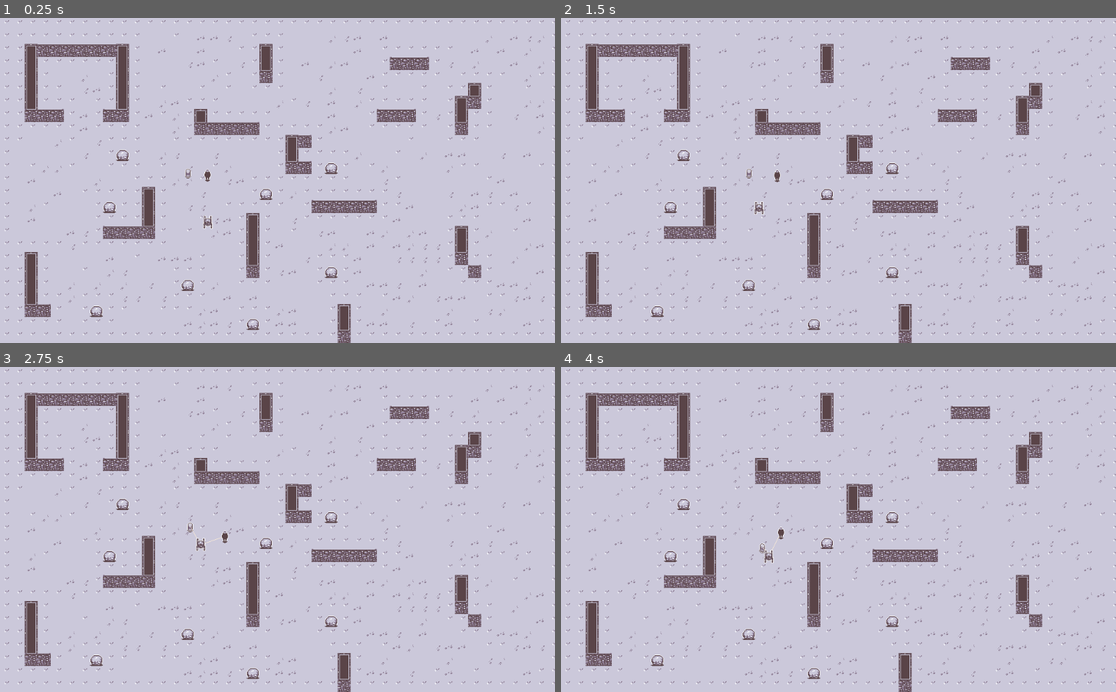
Above: before the commit, frames 1-4 (two rows, left to right).
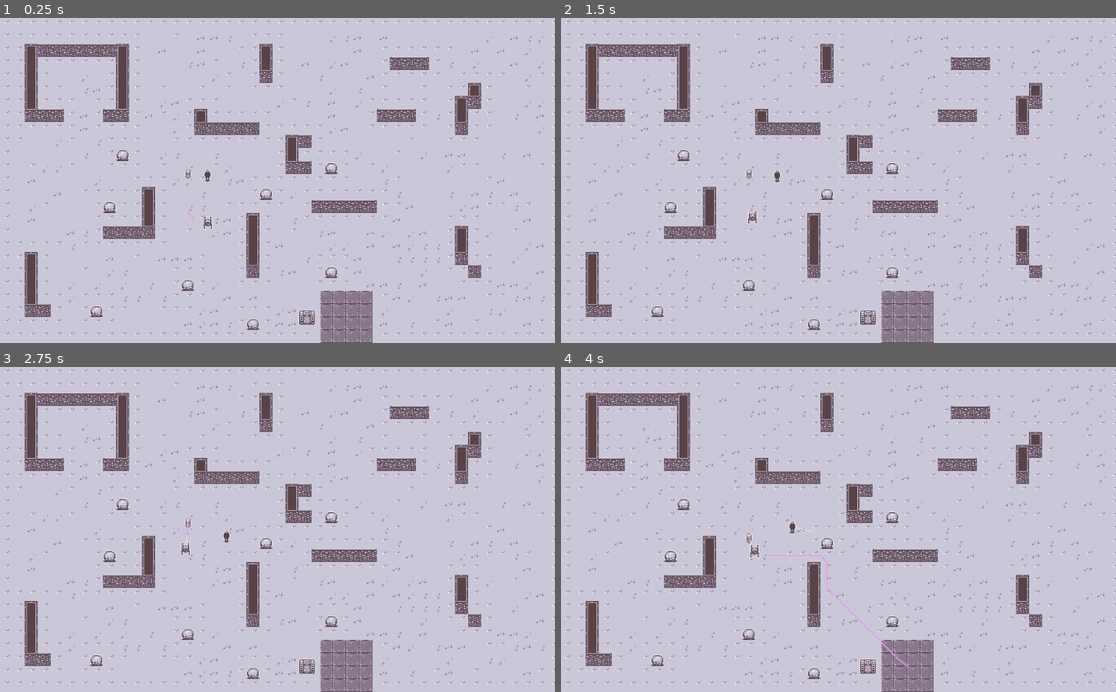
Above: after the commit, the same moments.

Repository: Fris0uman/Symbiotic_scavenger
Game: Godot game, scene res://assets/Scenes/World.tscn
Two runs of this game, one before a commit and one after it. Both use one fixed random seed, a clock stepped at 60 frames per second and the inputs below.
Inputs (mouse positions are in pixels of both pictures, inside the frame that each line leads up to):
- Up to frame 1 (0.25 s): no input
- Up to frame 2 (1.5 s): move the mouse to (960, 164) at 0.52 s; hold D (move_right) 0.53-1.28 s; hold E (grab) 0.53-1.28 s; move the mouse to (727, 196) at 1.27 s; hold S (move_down) from 1.28 s (still down); tap E (grab) at 1.35 s
- Up to frame 3 (2.75 s): move the mouse to (333, 458) at 2.02 s; release S (move_down) at 2.03 s; press the mouse at (333, 458) at 2.03 s; hold D (move_right) from 2.03 s (still down); tap E (grab) at 2.3 s
- Up to frame 4 (4 s): move the mouse to (810, 594) at 2.77 s; release D (move_right) at 2.78 s; release the mouse at (810, 594) at 2.78 s; hold Up (move_up) 2.78-3.53 s; tap E (grab) at 2.85 s; move the mouse to (1005, 578) at 3.52 s; hold A (move_left) from 3.53 s (still down); hold E (grab) from 3.53 s (still down)

The runs differ from the first frame. In frame 1, 1.6% of the frame differs, in the area x 33-68%, y 59-100%; in frame 2, 1.6%; in frame 3, 1.7%; in frame 4, 1.8%, in the area x 33-68%, y 47-100%.

Commit message:
Basic Ai core and robot bring back loot to depot

Diff:
--- /dev/null
+++ b/assets/Scenes/AI_core.tscn
@@ -0,0 +1,34 @@
+[gd_scene load_steps=6 format=2]
+
+[ext_resource path="res://assets/cdda_sprites/f_machinery_heavy_season_winter.png" type="Texture" id=1]
+[ext_resource path="res://assets/cdda_sprites/t_thconc_floor_season_winter.png" type="Texture" id=2]
+[ext_resource path="res://src/AI_core.gd" type="Script" id=3]
+
+[sub_resource type="RectangleShape2D" id=1]
+extents = Vector2( 15.5, 13.125 )
+
+[sub_resource type="RectangleShape2D" id=2]
+extents = Vector2( 48, 48 )
+
+[node name="AI_core" type="RigidBody2D" groups=["Core"]]
+mode = 1
+mass = 40.0
+script = ExtResource( 3 )
+
+[node name="Sprite" type="Sprite" parent="."]
+texture = ExtResource( 1 )
+
+[node name="CollisionShape2D" type="CollisionShape2D" parent="."]
+position = Vector2( -0.5, 0 )
+shape = SubResource( 1 )
+
+[node name="Ressource_depot" type="Area2D" parent="."]
+position = Vector2( 72, 0 )
+
+[node name="Sprite" type="Sprite" parent="Ressource_depot"]
+texture = ExtResource( 2 )
+region_enabled = true
+region_rect = Rect2( 0, 0, 96, 96 )
+
+[node name="CollisionShape2D" type="CollisionShape2D" parent="Ressource_depot"]
+shape = SubResource( 2 )
--- a/assets/Scenes/Actor.tscn
+++ b/assets/Scenes/Actor.tscn
@@ -6,6 +6,7 @@
 extents = Vector2( 6.5, 10 )
 
 [node name="Actor" type="RigidBody2D" groups=["Actor"]]
+z_index = 1
 mode = 2
 mass = 70.0
 linear_damp = 2.0
--- a/assets/Scenes/Body.tscn
+++ b/assets/Scenes/Body.tscn
@@ -7,6 +7,7 @@
 extents = Vector2( 5.5, 8.5 )
 
 [node name="Body" type="RigidBody2D" groups=["Ressource"]]
+z_index = 1
 mass = 40.0
 script = ExtResource( 2 )
 _body_size = 11
--- a/assets/Scenes/Player.tscn
+++ b/assets/Scenes/Player.tscn
@@ -7,6 +7,7 @@
 extents = Vector2( 6.5, 10 )
 
 [node name="Player" type="RigidBody2D" groups=["Actor"]]
+z_index = 1
 mode = 2
 mass = 70.0
 linear_damp = 2.0
--- a/assets/Scenes/Robot.tscn
+++ b/assets/Scenes/Robot.tscn
@@ -10,6 +10,7 @@
 radius = 150.0
 
 [node name="Robot" type="RigidBody2D" groups=["Actor"]]
+z_index = 1
 mode = 2
 mass = 70.0
 linear_damp = 2.0
@@ -25,11 +26,10 @@
 enabled = true
 
 [node name="Line2D" type="Line2D" parent="."]
-visible = false
 width = 2.0
 default_color = Color( 0.894118, 0.623529, 0.909804, 1 )
 
-[node name="Area2D" type="Area2D" parent="."]
+[node name="Area2D" type="Area2D" parent="." groups=["Depot"]]
 modulate = Color( 0.796078, 0.913725, 0.219608, 1 )
 show_behind_parent = true
 monitorable = false
--- a/assets/Scenes/World.tscn
+++ b/assets/Scenes/World.tscn
@@ -1,13 +1,11 @@
-[gd_scene load_steps=29 format=2]
+[gd_scene load_steps=31 format=2]
 
 [ext_resource path="res://assets/Scenes/Player.tscn" type="PackedScene" id=1]
 [ext_resource path="res://assets/Scenes/Body.tscn" type="PackedScene" id=2]
 [ext_resource path="res://src/World.gd" type="Script" id=3]
 [ext_resource path="res://assets/Scenes/Robot.tscn" type="PackedScene" id=4]
 [ext_resource path="res://assets/cdda_sprites/HollowMoon_tilesheet.png" type="Texture" id=5]
-
-[sub_resource type="ConvexPolygonShape2D" id=2]
-points = PoolVector2Array( 0, 0, 24, 0, 24, 24, 0, 24 )
+[ext_resource path="res://assets/Scenes/AI_core.tscn" type="PackedScene" id=6]
 
 [sub_resource type="ConvexPolygonShape2D" id=3]
 points = PoolVector2Array( 0, 0, 24, 0, 24, 24, 0, 24 )
@@ -54,6 +52,9 @@
 [sub_resource type="ConvexPolygonShape2D" id=17]
 points = PoolVector2Array( 0, 0, 24, 0, 24, 24, 0, 24 )
 
+[sub_resource type="ConvexPolygonShape2D" id=24]
+points = PoolVector2Array( 0, 0, 24, 0, 24, 24, 0, 24 )
+
 [sub_resource type="NavigationPolygon" id=18]
 vertices = PoolVector2Array( 0, 0, 24, 0, 24, 24, 0, 24 )
 polygons = [ PoolIntArray( 0, 1, 2, 3 ) ]
@@ -80,6 +81,9 @@
 outlines = [ PoolVector2Array( 0, 0, 24, 0, 24, 24, 0, 24 ) ]
 
 [sub_resource type="ConvexPolygonShape2D" id=23]
+points = PoolVector2Array( 0, 0, 24, 0, 24, 24, 0, 24 )
+
+[sub_resource type="ConvexPolygonShape2D" id=25]
 points = PoolVector2Array( 0, 0, 24, 0, 24, 24, 0, 24 )
 
 [sub_resource type="TileSet" id=1]
@@ -97,109 +101,109 @@
 0/autotile/occluder_map = [  ]
 0/autotile/navpoly_map = [  ]
 0/autotile/priority_map = [  ]
-0/autotile/z_index_map = [  ]
+0/autotile/z_index_map = [ Vector3( 0, 0, 1 ), Vector3( 0, 1, 1 ), Vector3( 0, 2, 1 ), Vector3( 0, 3, 1 ), Vector3( 1, 0, 1 ), Vector3( 1, 1, 1 ), Vector3( 1, 2, 1 ), Vector3( 1, 3, 1 ), Vector3( 2, 0, 1 ), Vector3( 2, 1, 1 ), Vector3( 2, 2, 1 ), Vector3( 2, 3, 1 ), Vector3( 3, 0, 1 ), Vector3( 3, 1, 1 ), Vector3( 3, 2, 1 ), Vector3( 3, 3, 1 ) ]
 0/occluder_offset = Vector2( 0, 0 )
 0/navigation_offset = Vector2( 0, 0 )
 0/shape_offset = Vector2( 0, 0 )
 0/shape_transform = Transform2D( 1, 0, 0, 1, 0, 0 )
-0/shape = SubResource( 2 )
+0/shape = SubResource( 3 )
 0/shape_one_way = false
 0/shape_one_way_margin = 1.0
 0/shapes = [ {
+"autotile_coord": Vector2( 1, 0 ),
+"one_way": false,
+"one_way_margin": 1.0,
+"shape": SubResource( 3 ),
+"shape_transform": Transform2D( 1, 0, 0, 1, 0, 0 )
+}, {
+"autotile_coord": Vector2( 2, 0 ),
+"one_way": false,
+"one_way_margin": 1.0,
+"shape": SubResource( 4 ),
+"shape_transform": Transform2D( 1, 0, 0, 1, 0, 0 )
+}, {
+"autotile_coord": Vector2( 3, 0 ),
+"one_way": false,
+"one_way_margin": 1.0,
+"shape": SubResource( 5 ),
+"shape_transform": Transform2D( 1, 0, 0, 1, 0, 0 )
+}, {
+"autotile_coord": Vector2( 3, 1 ),
+"one_way": false,
+"one_way_margin": 1.0,
+"shape": SubResource( 6 ),
+"shape_transform": Transform2D( 1, 0, 0, 1, 0, 0 )
+}, {
+"autotile_coord": Vector2( 2, 1 ),
+"one_way": false,
+"one_way_margin": 1.0,
+"shape": SubResource( 7 ),
+"shape_transform": Transform2D( 1, 0, 0, 1, 0, 0 )
+}, {
+"autotile_coord": Vector2( 1, 1 ),
+"one_way": false,
+"one_way_margin": 1.0,
+"shape": SubResource( 8 ),
+"shape_transform": Transform2D( 1, 0, 0, 1, 0, 0 )
+}, {
+"autotile_coord": Vector2( 0, 1 ),
+"one_way": false,
+"one_way_margin": 1.0,
+"shape": SubResource( 9 ),
+"shape_transform": Transform2D( 1, 0, 0, 1, 0, 0 )
+}, {
+"autotile_coord": Vector2( 0, 2 ),
+"one_way": false,
+"one_way_margin": 1.0,
+"shape": SubResource( 10 ),
+"shape_transform": Transform2D( 1, 0, 0, 1, 0, 0 )
+}, {
+"autotile_coord": Vector2( 1, 2 ),
+"one_way": false,
+"one_way_margin": 1.0,
+"shape": SubResource( 11 ),
+"shape_transform": Transform2D( 1, 0, 0, 1, 0, 0 )
+}, {
+"autotile_coord": Vector2( 2, 2 ),
+"one_way": false,
+"one_way_margin": 1.0,
+"shape": SubResource( 12 ),
+"shape_transform": Transform2D( 1, 0, 0, 1, 0, 0 )
+}, {
+"autotile_coord": Vector2( 3, 2 ),
+"one_way": false,
+"one_way_margin": 1.0,
+"shape": SubResource( 13 ),
+"shape_transform": Transform2D( 1, 0, 0, 1, 0, 0 )
+}, {
+"autotile_coord": Vector2( 3, 3 ),
+"one_way": false,
+"one_way_margin": 1.0,
+"shape": SubResource( 14 ),
+"shape_transform": Transform2D( 1, 0, 0, 1, 0, 0 )
+}, {
+"autotile_coord": Vector2( 2, 3 ),
+"one_way": false,
+"one_way_margin": 1.0,
+"shape": SubResource( 15 ),
+"shape_transform": Transform2D( 1, 0, 0, 1, 0, 0 )
+}, {
+"autotile_coord": Vector2( 1, 3 ),
+"one_way": false,
+"one_way_margin": 1.0,
+"shape": SubResource( 16 ),
+"shape_transform": Transform2D( 1, 0, 0, 1, 0, 0 )
+}, {
+"autotile_coord": Vector2( 0, 3 ),
+"one_way": false,
+"one_way_margin": 1.0,
+"shape": SubResource( 17 ),
+"shape_transform": Transform2D( 1, 0, 0, 1, 0, 0 )
+}, {
 "autotile_coord": Vector2( 0, 0 ),
 "one_way": false,
 "one_way_margin": 1.0,
-"shape": SubResource( 2 ),
-"shape_transform": Transform2D( 1, 0, 0, 1, 0, 0 )
-}, {
-"autotile_coord": Vector2( 1, 0 ),
-"one_way": false,
-"one_way_margin": 1.0,
-"shape": SubResource( 3 ),
-"shape_transform": Transform2D( 1, 0, 0, 1, 0, 0 )
-}, {
-"autotile_coord": Vector2( 2, 0 ),
-"one_way": false,
-"one_way_margin": 1.0,
-"shape": SubResource( 4 ),
-"shape_transform": Transform2D( 1, 0, 0, 1, 0, 0 )
-}, {
-"autotile_coord": Vector2( 3, 0 ),
-"one_way": false,
-"one_way_margin": 1.0,
-"shape": SubResource( 5 ),
-"shape_transform": Transform2D( 1, 0, 0, 1, 0, 0 )
-}, {
-"autotile_coord": Vector2( 3, 1 ),
-"one_way": false,
-"one_way_margin": 1.0,
-"shape": SubResource( 6 ),
-"shape_transform": Transform2D( 1, 0, 0, 1, 0, 0 )
-}, {
-"autotile_coord": Vector2( 2, 1 ),
-"one_way": false,
-"one_way_margin": 1.0,
-"shape": SubResource( 7 ),
-"shape_transform": Transform2D( 1, 0, 0, 1, 0, 0 )
-}, {
-"autotile_coord": Vector2( 1, 1 ),
-"one_way": false,
-"one_way_margin": 1.0,
-"shape": SubResource( 8 ),
-"shape_transform": Transform2D( 1, 0, 0, 1, 0, 0 )
-}, {
-"autotile_coord": Vector2( 0, 1 ),
-"one_way": false,
-"one_way_margin": 1.0,
-"shape": SubResource( 9 ),
-"shape_transform": Transform2D( 1, 0, 0, 1, 0, 0 )
-}, {
-"autotile_coord": Vector2( 0, 2 ),
-"one_way": false,
-"one_way_margin": 1.0,
-"shape": SubResource( 10 ),
-"shape_transform": Transform2D( 1, 0, 0, 1, 0, 0 )
-}, {
-"autotile_coord": Vector2( 1, 2 ),
-"one_way": false,
-"one_way_margin": 1.0,
-"shape": SubResource( 11 ),
-"shape_transform": Transform2D( 1, 0, 0, 1, 0, 0 )
-}, {
-"autotile_coord": Vector2( 2, 2 ),
-"one_way": false,
-"one_way_margin": 1.0,
-"shape": SubResource( 12 ),
-"shape_transform": Transform2D( 1, 0, 0, 1, 0, 0 )
-}, {
-"autotile_coord": Vector2( 3, 2 ),
-"one_way": false,
-"one_way_margin": 1.0,
-"shape": SubResource( 13 ),
-"shape_transform": Transform2D( 1, 0, 0, 1, 0, 0 )
-}, {
-"autotile_coord": Vector2( 3, 3 ),
-"one_way": false,
-"one_way_margin": 1.0,
-"shape": SubResource( 14 ),
-"shape_transform": Transform2D( 1, 0, 0, 1, 0, 0 )
-}, {
-"autotile_coord": Vector2( 2, 3 ),
-"one_way": false,
-"one_way_margin": 1.0,
-"shape": SubResource( 15 ),
-"shape_transform": Transform2D( 1, 0, 0, 1, 0, 0 )
-}, {
-"autotile_coord": Vector2( 1, 3 ),
-"one_way": false,
-"one_way_margin": 1.0,
-"shape": SubResource( 16 ),
-"shape_transform": Transform2D( 1, 0, 0, 1, 0, 0 )
-}, {
-"autotile_coord": Vector2( 0, 3 ),
-"one_way": false,
-"one_way_margin": 1.0,
-"shape": SubResource( 17 ),
+"shape": SubResource( 24 ),
 "shape_transform": Transform2D( 1, 0, 0, 1, 0, 0 )
 } ]
 0/z_index = 0
@@ -247,6 +251,36 @@
 "shape_transform": Transform2D( 1, 0, 0, 1, 0, 0 )
 } ]
 2/z_index = 0
+3/name = "HollowMoon_tilesheet.png 3"
+3/texture = ExtResource( 5 )
+3/tex_offset = Vector2( 0, 0 )
+3/modulate = Color( 1, 1, 1, 1 )
+3/region = Rect2( 0, 48, 24, 24 )
+3/tile_mode = 1
+3/autotile/bitmask_mode = 0
+3/autotile/bitmask_flags = [  ]
+3/autotile/icon_coordinate = Vector2( 0, 0 )
+3/autotile/tile_size = Vector2( 24, 24 )
+3/autotile/spacing = 0
+3/autotile/occluder_map = [  ]
+3/autotile/navpoly_map = [  ]
+3/autotile/priority_map = [  ]
+3/autotile/z_index_map = [ Vector3( 0, 0, 1 ) ]
+3/occluder_offset = Vector2( 0, 0 )
+3/navigation_offset = Vector2( 0, 0 )
+3/shape_offset = Vector2( 0, 0 )
+3/shape_transform = Transform2D( 1, 0, 0, 1, 0, 0 )
+3/shape = SubResource( 25 )
+3/shape_one_way = false
+3/shape_one_way_margin = 1.0
+3/shapes = [ {
+"autotile_coord": Vector2( 0, 0 ),
+"one_way": false,
+"one_way_margin": 1.0,
+"shape": SubResource( 25 ),
+"shape_transform": Transform2D( 1, 0, 0, 1, 0, 0 )
+} ]
+3/z_index = 0
 
 [node name="World" type="Node"]
 script = ExtResource( 3 )
@@ -268,3 +302,6 @@
 
 [node name="Robot" parent="." instance=ExtResource( 4 )]
 position = Vector2( 386, 378 )
+
+[node name="AI_core" parent="." instance=ExtResource( 6 )]
+position = Vector2( 568, 552 )
--- a/project.godot
+++ b/project.godot
@@ -90,7 +90,6 @@
 
 [rendering]
 
-quality/driver/driver_name="GLES2"
 vram_compression/import_etc=true
 vram_compression/import_etc2=false
 environment/default_environment="res://default_env.tres"
--- /dev/null
+++ b/src/AI_core.gd
@@ -0,0 +1,21 @@
+extends RigidBody2D
+
+
+onready var depot:= $Ressource_depot
+onready var map:= get_node("../Navigation2D/TileMap")
+
+func _ready() -> void:
+	place_depot()
+
+
+func place_depot()->void:
+	# Clear all cells under the depot
+	var extents = depot.get_child(1).shape.extents
+	var first_cell = map.world_to_map(depot.global_position - extents)
+	var last_cell = map.world_to_map(depot.global_position + extents)
+	var cells = []
+	for x in range(first_cell.x, last_cell.x + 1):
+		for y in range(first_cell.y, last_cell.y + 1):
+			cells.append(Vector2(x, y))
+	for vect in cells:
+		map.set_cellv(vect,1)
--- a/src/Robot.gd
+++ b/src/Robot.gd
@@ -4,7 +4,7 @@
 
 var grab_target: Vector2
 
-var ORIGIN:= Vector2(512,576)
+var _home_depot: Vector2
 
 onready var Nav:= get_node("../Navigation2D")
 onready var line:= $Line2D
@@ -13,6 +13,9 @@
 
 func _ready() -> void:
 	set_process(true)
+
+	var AI_core = get_tree().get_nodes_in_group("Core")[0]
+	_home_depot = AI_core.get_child(2).global_position
 
 func _draw() -> void:
 	if trying_grab || _grabbed_object!= null:
@@ -29,13 +32,19 @@
 			trying_grab = true
 			if try_grab(grab_target):
 				confirm_grab()
-				clear_path()
+				new_path()
 	else:
 		trying_grab = false
 		grab_target= position
 
+	if is_carrying():
+		if close_enough(_home_depot):
+			release_grab()
+			new_path()
+
+
 	if _current_path.empty():
-		_current_path = make_path(pick_destination())
+		new_path()
 	var direction:= (_current_path[0] - position).normalized()
 	move_force = _speed * direction
 	move_force = move(move_force)
@@ -47,8 +56,11 @@
 
 	update()
 
-func clear_path()->void:
-	_current_path = PoolVector2Array()
+func set_path_to(dest: Vector2)->void:
+	_current_path = make_path(dest)
+
+func new_path()->void:
+	_current_path = make_path(pick_destination())
 
 func make_path(destination: Vector2)->PoolVector2Array:
 	var path= Nav.get_simple_path(position,destination,false)
@@ -72,10 +84,10 @@
 		if closest_body != null:
 			return closest_body.position
 		else:
-			var home_direction:= (ORIGIN - position).normalized()
+			var home_direction:= (_home_depot - position).normalized()
 			dest = position - home_direction*40
 	else:
-		dest = ORIGIN
+		dest = _home_depot
 
 
 	return dest
Binary file added: assets/cdda_sprites/f_boulder_large_season_winter.png
Not shown, added: assets/cdda_sprites/f_boulder_large_season_winter.png.import
Binary file added: assets/cdda_sprites/f_machinery_electronic_season_winter.png
Not shown, added: assets/cdda_sprites/f_machinery_electronic_season_winter.png.import
Binary file added: assets/cdda_sprites/f_machinery_heavy_season_winter.png
Not shown, added: assets/cdda_sprites/f_machinery_heavy_season_winter.png.import
Binary file added: assets/cdda_sprites/f_machinery_light_season_winter.png
Not shown, added: assets/cdda_sprites/f_machinery_light_season_winter.png.import
Binary file added: assets/cdda_sprites/f_standing_tank_season_winter.png
Not shown, added: assets/cdda_sprites/f_standing_tank_season_winter.png.import
Binary file added: assets/cdda_sprites/t_thconc_floor_season_winter.png
Not shown, added: assets/cdda_sprites/t_thconc_floor_season_winter.png.import
